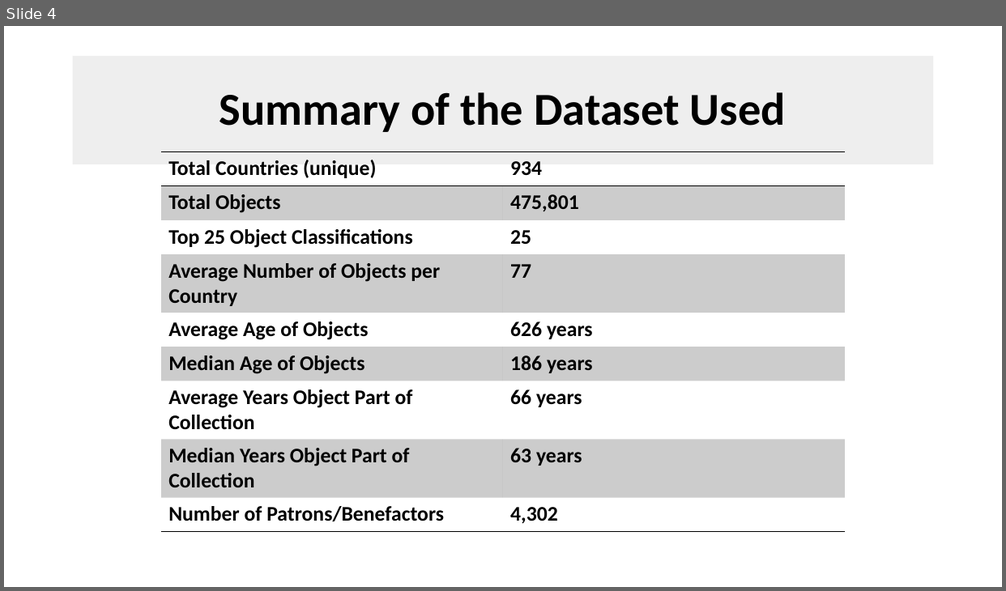
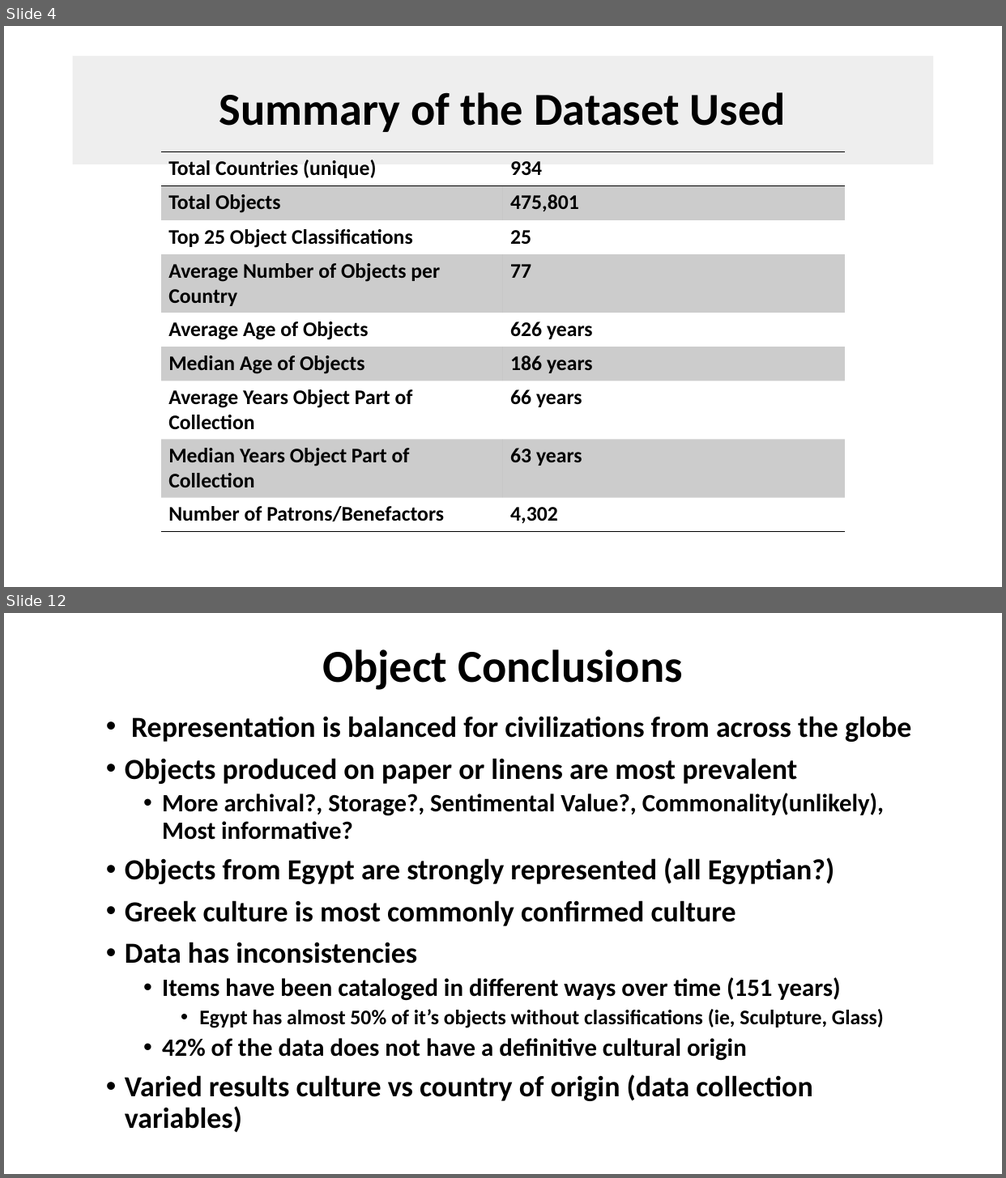
Before and after one commit to MtSopris/ProjectMet2, a slide deck: Analysis of th MET.pptx. Shown one above the other, each under a label of ours: slide 4 before the commit, slides 4 and 12 after it; the slides between them are not shown. The pictures are 1006x591 and 1006x1178 pixels, drawn with LibreOffice and Linux fonts; fonts in the diff are those of the drawing; background and template pictures are left out. Boxes give left, top, right and bottom in pixels: in the first picture for what was removed or moved away, otherwise in the second. Text is boxed around its words. In the diff, an @@ line names an element or a change of style, - is before the commit and + after.

```diff
--- a/Analysis of th MET.pptx
+++ b/Analysis of th MET.pptx
@@ slide 12 added at (x1=4, y1=613, x2=1002, y2=1174), background picture (left out) @@
@@ title added at (x1=322, y1=649, x2=682, y2=690), 44 pt, text #000000, bold @@
+Object Conclusions
@@ text added at (x1=125, y1=716, x2=911, y2=1132), 28 pt, text #000000, bold @@
+• Representation is balanced for civilizations from across the globe
+• Objects produced on paper or linens are most prevalent
+  • More archival?, Storage?, Sentimental Value?, Commonality(unlikely), Most informative?
+• Objects from Egypt are strongly represented (all Egyptian?)
+• Greek culture is most commonly confirmed culture
+• Data has inconsistencies
+  • Items have been cataloged in different ways over time (151 years)
+    • Egypt has almost 50% of it’s objects without classifications (ie, Sculpture, Glass)
+  • 42% of the data does not have a definitive cultural origin
+• Varied results culture vs country of origin (data collection variables)
```
Also in this commit, not shown: 8 slides changed, 1 other slide added, 3 slides removed, 9 other files.
